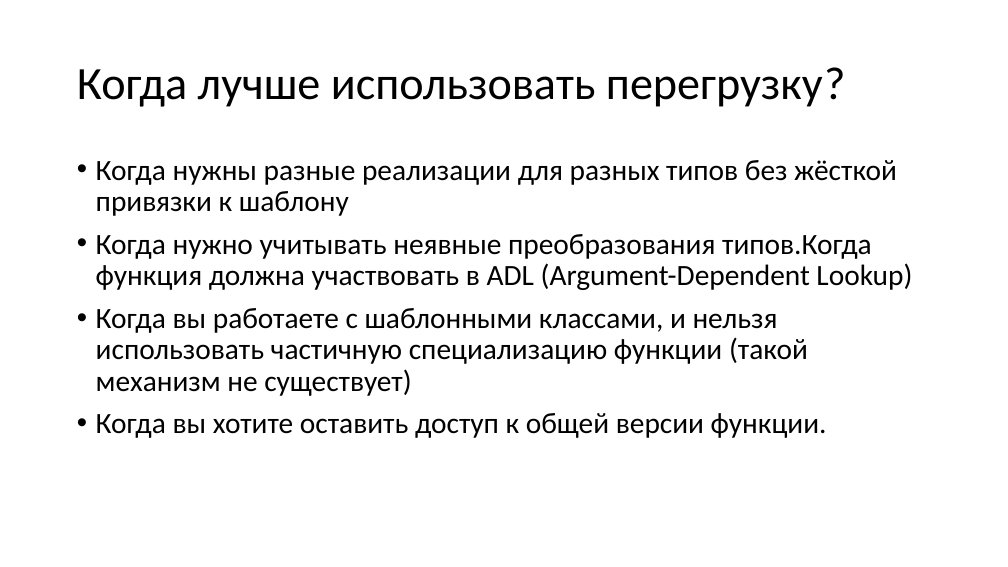
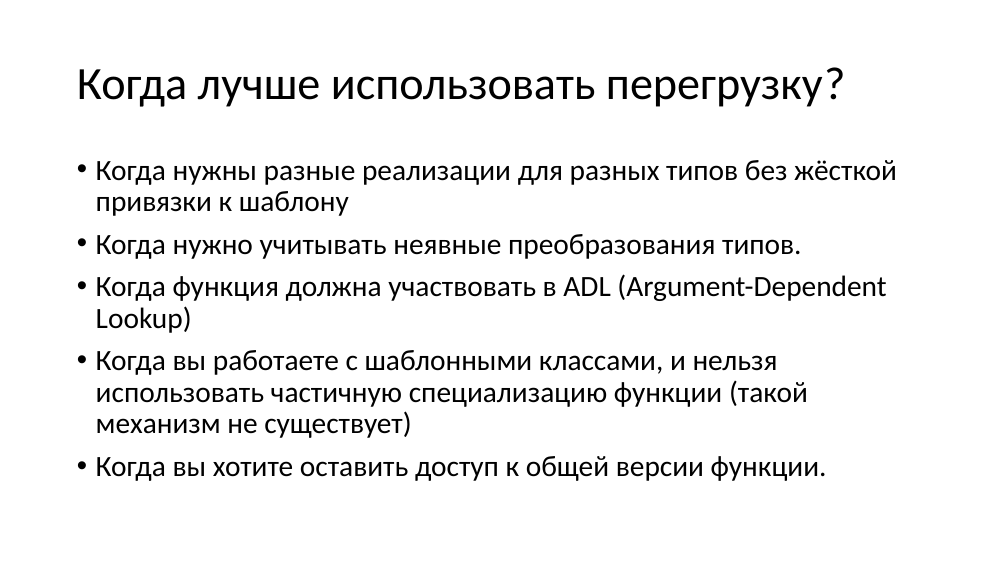
Before and after one commit to alexey-malov/oop, a slide deck: slide 31 of lectures/06/Обобщенное программирование, шаблоны.pptx (slide 27 before the commit). Drawn at 1008x567 pixels with LibreOffice and Linux fonts; fonts in the diff are those of the drawing. Boxes give left, top, right and bottom in pixels: in the first picture for what was removed or moved away, otherwise in the second. Text is boxed around its words. In the diff, an @@ line names an element or a change of style, - is before the commit and + after.

```diff
--- a/lectures/06/Обобщенное программирование, шаблоны.pptx
+++ b/lectures/06/Обобщенное программирование, шаблоны.pptx
@@ text at (96,234,886,333): text changed @@
-• Когда нужно учитывать неявные преобразования типов.Когда функция должна участвовать в ADL (Argument-Dependent Lookup)
+• Когда нужно учитывать неявные преобразования типов.
+• Когда функция должна участвовать в ADL (Argument-Dependent Lookup)
```
Also in this commit, not shown: 12 other slides changed, 7 slides added, 4 slides removed.
